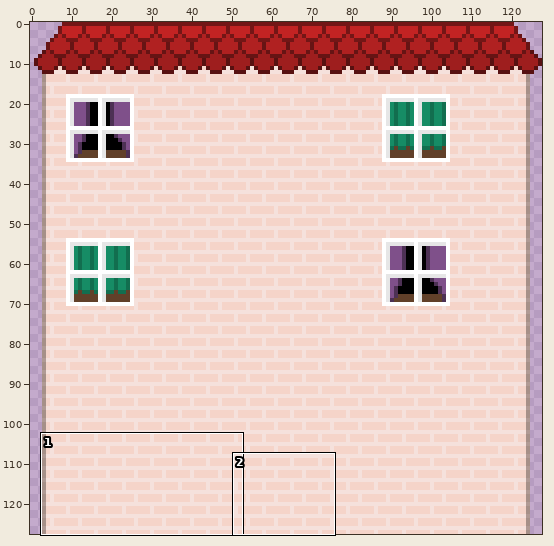
Edited in one commit: sprite sheet (res/house-1.png). Above: a wide view before the commit, with the close-up outlined.
Close-up. Before the edit:
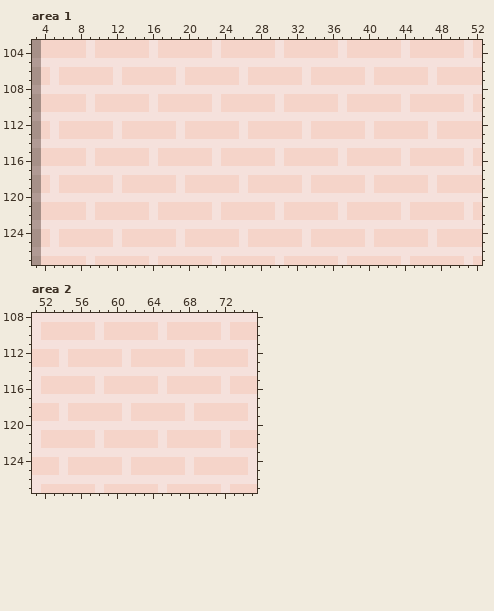
The file is 128x128 pixels. Shown: area 1: x 3..52, y 103..127; area 2: x 51..75, y 108..127. The commit also changed other parts of the picture, which this record leaves out.
The same view after the edit:
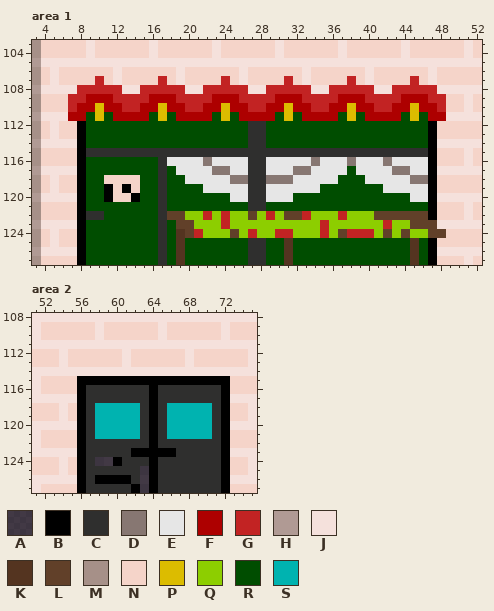
Palette (. is transparent): A #000000a9  B #000000  C #2f2f2e  D #877772  E #e6e6e6  F #ad0000  G #c22323  H #b09a94  J #f5e1dc  K #543420  L #614029  M #a69088  N #f5d4c9  P #dcbc00  Q #8dce00  R #004d00  S #00b3b0
Diff:
Area 1:
y 107: x 10 N -> G; x 17 N -> G; x 24 N -> G; x 31 N -> G; x 38 N -> G; x 45 N -> G
y 108: x 8..12 JJJJJ -> GGGGG; x 15..19 JJJJJ -> GGGGG; x 22..26 JJJJJ -> GGGGG; x 29..33 JJJJJ -> GGGGG; x 36..40 JJJJJ -> GGGGG; x 43..47 JJJJJ -> GGGGG
y 109: x 7..48 NNJNNNNNNJNNNNNNJNNNNNNJNNNNNNJNNNNNNJNNNN -> GGFFFGGGGFFFGGGGFFFGGGGFFFGGGGFFFGGGGFFFGG
y 110: x 7..48 NNJNNNNNNJNNNNNNJNNNNNNJNNNNNNJNNNNNNJNNNN -> GFFPFFGGFFPFFGGFFPFFGGFFPFFGGFFPFFGGFFPFFG
y 111: x 7..48 JJJJJJJJJJJJJJJJJJJJJJJJJJJJJJJJJJJJJJJJJJ -> FFRPRFFFFRPRFFFFRPRFFFFRPRFFFFRPRFFFFRPRFF
y 112..113: x 8..47 NNNNJNNNNNNJNNNNNNJNNNNNNJNNNNNNJNNNNNNJ -> BRRRRRRRRRRRRRRRRRRCCRRRRRRRRRRRRRRRRRRB
y 114: x 8..47 JJJJJJJJJJJJJJJJJJJJJJJJJJJJJJJJJJJJJJJJ -> BRRRRRRRRRRRRRRRRRRCCRRRRRRRRRRRRRRRRRRB
y 115: x 8..47 NJNNNNNNJNNNNNNJNNNNNNJNNNNNNJNNNNNNJNNN -> BCCCCCCCCCCCCCCCCCCCCCCCCCCCCCCCCCCCCCCB
y 116: x 8..47 NJNNNNNNJNNNNNNJNNNNNNJNNNNNNJNNNNNNJNNN -> BRRRRRRRRCEEEEDEEEECCEEEEEDEEEDEEEDEEEEB
y 117: x 8..47 JJJJJJJJJJJJJJJJJJJJJJJJJJJJJJJJJJJJJJJJ -> BRRRRRRRRCREEEEDDEECCEEEDDEEEEREEEEDDEEB
y 118: x 8..10 NNN -> BRR; x 12 J -> N; x 15..47 NNNNJNNNNNNJNNNNNNJNNNNNNJNNNNNNJ -> RRCRREEEEEDDCCDDDEEEEERRREEEEEDDB
y 119: x 8..13 NNNNJN -> BRRBNB; x 15..47 NNNNJNNNNNNJNNNNNNJNNNNNNJNNNNNNJ -> RRCRRRREEEEECCEEEEEERRRRRRREEEEEB
y 120: x 8..47 JJJJJJJJJJJJJJJJJJJJJJJJJJJJJJJJJJJJJJJJ -> BRRBNNBRRCRRRRRRREECCEEERRRRRRRRRRRRREEB
y 121: x 8..47 NJNNNNNNJNNNNNNJNNNNNNJNNNNNNJNNNNNNJNNN -> BRRRRRRRRCRRRRRRRRRCCRRRRRRRRRRRRRRRRRRB
y 122: x 8..47 NJNNNNNNJNNNNNNJNNNNNNJNNNNNNJNNNNNNJNNN -> BCCRRRRRRCLLQQGQGQQLQGQLLGQQQGQQQLLLLLLB
y 123: x 8..47 JJJJJJJJJJJJJJJJJJJJJJJJJJJJJJJJJJJJJJJJ -> BRRRRRRRRCRLLQQQGQQQQQQQQQQGQQQQQQGQQLLL
y 124: x 8..48 NNNNJNNNNNNJNNNNNNJNNNNNNJNNNNNNJNNNNNNJN -> BRRRRRRRRCRKLGQQQLQGQQGGQQQGQLGGGQLQLQQLL
y 125: x 8..47 NNNNJNNNNNNJNNNNNNJNNNNNNJNNNNNNJNNNNNNJ -> BRRRRRRRRCRKRRRRRRRCCRRKRRRRRRRRRRRRRKRB
y 126: x 8..47 JJJJJJJJJJJJJJJJJJJJJJJJJJJJJJJJJJJJJJJJ -> BRRRRRRRRCRKRRRRRRRCCRRKRRRRRRRRRRRRRKRB
y 127: x 8..47 NJNNNNNNJNNNNNNJNNNNNNJNNNNNNJNNNNNNJNNN -> BRRRRRRRRCRKRRRRRRRCCRRKRRRRRRRRRRRRRKRB
Area 2:
y 115: x 56..72 NNJNNNNNNJNNNNNNJ -> BBBBBBBBBBBBBBBBB
y 116: x 56..72 NNJNNNNNNJNNNNNNJ -> BCCCCCCCBCCCCCCCB
y 117: x 56..72 JJJJJJJJJJJJJJJJJ -> BCCCCCCCBCCCCCCCB
y 118..119: x 56..72 NNNNNJNNNNNNJNNNN -> BCSSSSSCBCSSSSSCB
y 120: x 56..72 JJJJJJJJJJJJJJJJJ -> BCSSSSSCBCSSSSSCB
y 121: x 56..72 NNJNNNNNNJNNNNNNJ -> BCSSSSSCBCSSSSSCB
y 122: x 56..72 NNJNNNNNNJNNNNNNJ -> BCCCCCCCBCCCCCCCB
y 123: x 56..72 JJJJJJJJJJJJJJJJJ -> BCCCCCBBBBBCCCCCB
y 124: x 56..72 NNNNNJNNNNNNJNNNN -> BCAABCCCBCCCCCCCB
y 125: x 56..72 NNNNNJNNNNNNJNNNN -> BCCCCCCABCCCCCCCB
y 126: x 56..72 JJJJJJJJJJJJJJJJJ -> BCBBBBCABCCCCCCCB
y 127: x 56..72 NNJNNNNNNJNNNNNNJ -> BCCCCCBABCCCCCCCB
